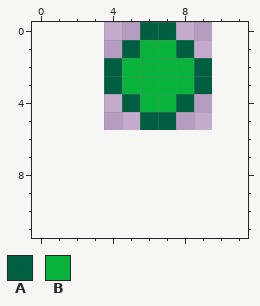
Pixel-art file: resources-wip/food.aseprite. This is how it looked before the edit.
6x6 pixels, 1 frame. The old version is drawn lined up with the new one, on the new canvas.
Palette (. is transparent): A #005f41  B #08b23b
Pixels before, first column x 4:
0 ..AA..
1 .ABBA.
2 ABBBBA
3 ABBBBA
4 .ABBA.
5 ..AA..
New version:
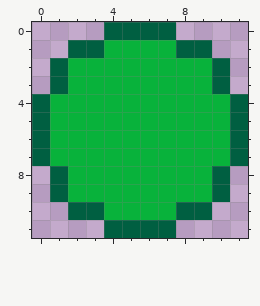
Commit message: See only food before you... increase food size
Change:
canvas 6x6 -> 12x12, the old top-left corner now at 4,0
Changed rows in their new state; - is an unchanged pixel.
first column x 0:
 0 ----AA------
 1 --AABB---A--
 2 -ABBB----BA-
 3 -ABBB----BA-
 4 ABBBBB--BBBA
 5 ABBBBBBBBBBA
 6 ABBBBBBBBBBA
 7 ABBBBBBBBBBA
 8 -ABBBBBBBBA-
 9 -ABBBBBBBBA-
10 --AABBBBAA--
11 ----AAAA----
Changed places in both pictures, as pixel boxes (x1, y1, x2, y2):
changed: (32, 22, 248, 238)
